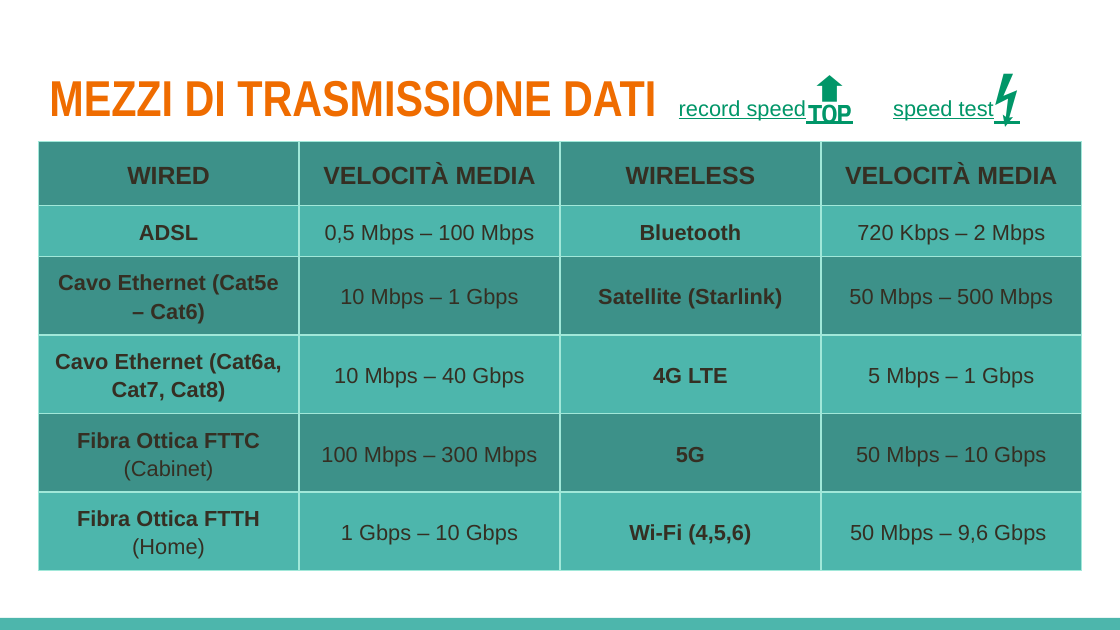
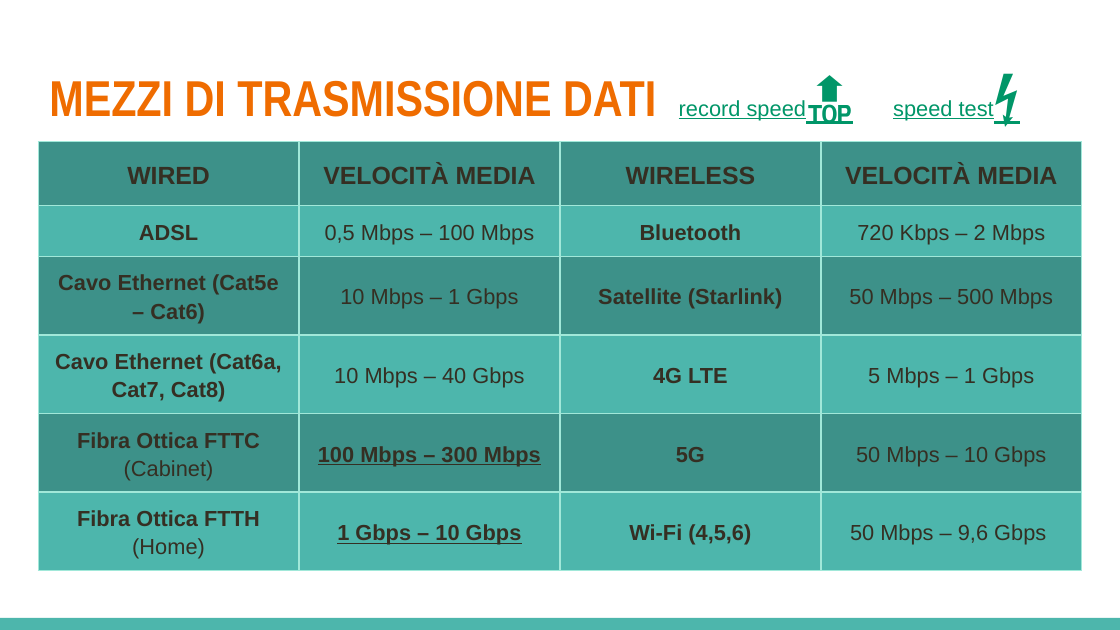
Before and after one commit to LeleCazza/LeleCazza.github.io, a slide deck: slide 11 of reti_informatiche/materiale/lezione_1_reti_introduzione.pptx. Drawn at 1120x630 pixels with LibreOffice and Linux fonts; fonts in the diff are those of the drawing. Boxes give left, top, right and bottom in pixels: in the first picture for what was removed or moved away, otherwise in the second. Text is boxed around its words. In the diff, an @@ line names an element or a change of style, - is before the commit and + after.

```diff
--- a/reti_informatiche/materiale/lezione_1_reti_introduzione.pptx
+++ b/reti_informatiche/materiale/lezione_1_reti_introduzione.pptx
@@ table at (38,142,1082,576) @@
@@ bold on, underline on in "100 Mbps – 300 Mbps", "1 Gbps – 10 Gbps" @@
```
Also in this commit, not shown: 2 other slides changed, 1 slide added, 1 other file.
